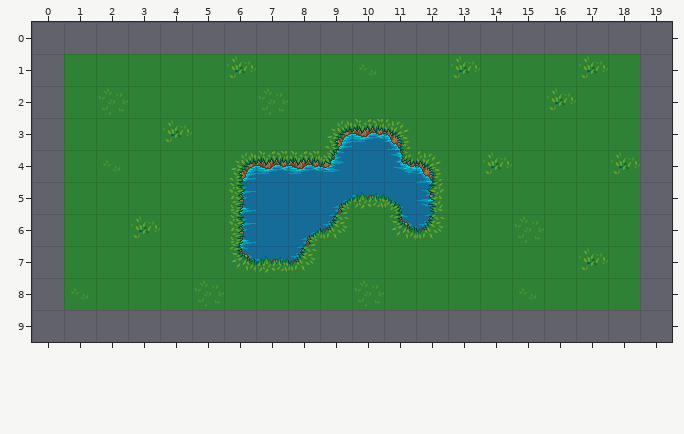
Tiled map -- Assets/StreamingAssets/levels/demomap.tmx. Above is the file before it was changed.
Cells are 32x32 px. Shown: x 0..19, y 0..9.
After:
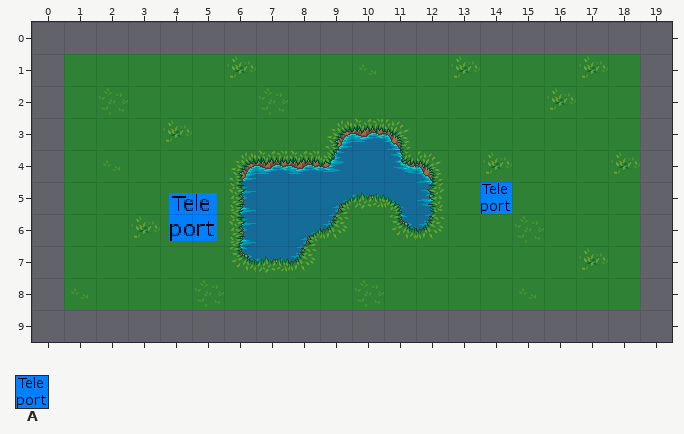
Key: from "meta": A 1.
Objects are placed by their top-left corner, in cells (3,4 is the top-left corner of cell 3,4); size is 1x1 cell unless given.
What changed:
Layer "Action" (added):
added: A at 14,5
added: A at 4.3,5.4 size 1.5x1.5
